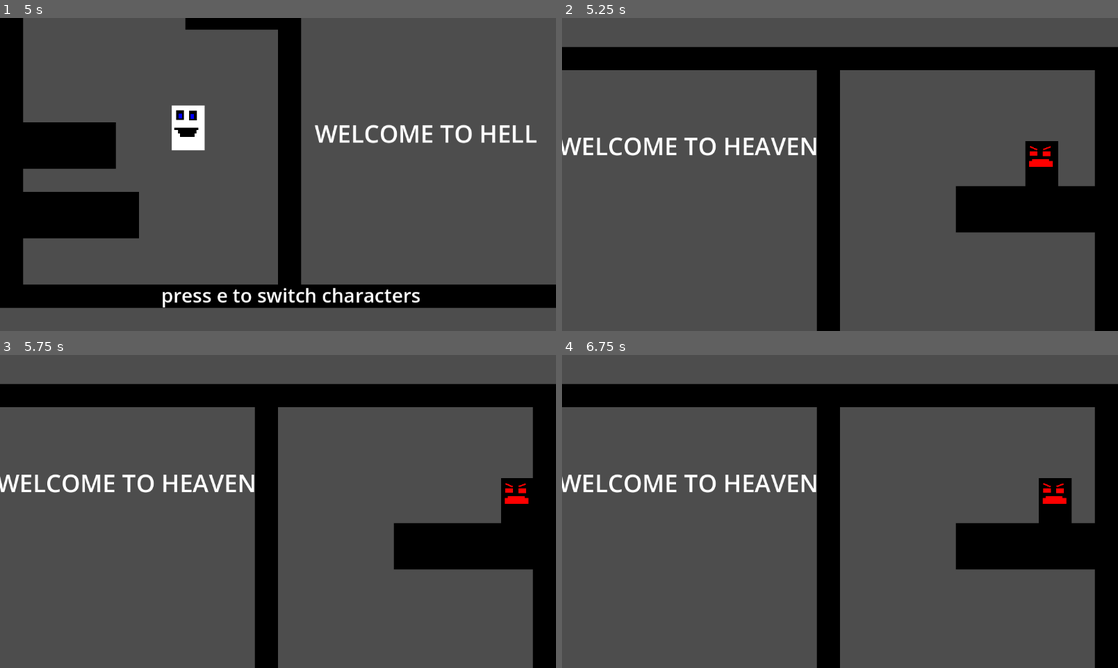
Above: before the commit, frames 1-4 (two rows, left to right).
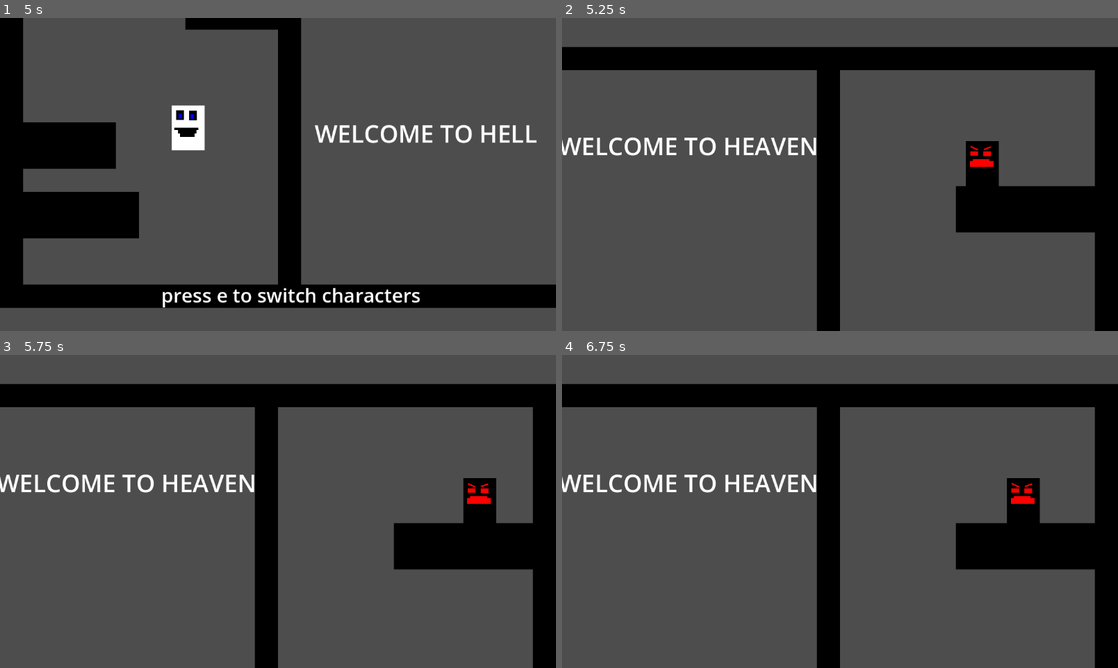
Above: after the commit, the same moments.

Repository: stefiscool/parrallel-platformer
Game: Godot game, scene res://scenes/world.tscn
Two runs of this game, one before a commit and one after it. Both use one fixed random seed, a clock stepped at 60 frames per second and the inputs below.
Inputs:
- Up to frame 1 (5 s): tap E (switch) at 0.5, 0.6, 1.25, 1.35, 2, 2.1, 2.75, 2.85, 3.5, 3.6, 4.25, 4.35 s; hold Right (right) 0.53-2.03 s; tap W (jump) at 0.77, 1.52, 3.02, 3.77, 4.52 s; hold A (left) 2.03-2.78 s; hold Right (right) 2.78-4.28 s; hold A (left) from 4.28 s (still down)
- Up to frame 2 (5.25 s): release A (left) at 5.03 s; hold Right (right) from 5.03 s (still down); tap E (switch) at 5.1 s
- Up to frame 3 (5.75 s): keep holding Right (right)
- Up to frame 4 (6.75 s): release Right (right) at 5.78 s; hold A (left) from 5.78 s (still down); tap E (switch) at 5.85, 6.6 s; tap W (jump) at 6.02 s

Frame 1 is identical in both runs. In frame 2, 1.7% of the frame differs, in the area x 72-90%, y 39-54%; in frame 3, 1.7%; in frame 4, 1.7%.

Commit message:
Update world.tscn

Diff:
--- a/scenes/world.tscn
+++ b/scenes/world.tscn
@@ -624,7 +624,7 @@
 script = ExtResource("3_7iw7k")
 
 [node name="Secondplayer" parent="." instance=ExtResource("4_shj87")]
-position = Vector2(1041, -6099)
+position = Vector2(918, -6094)
 
 [node name="Label" type="Label" parent="."]
 offset_left = 334.0
